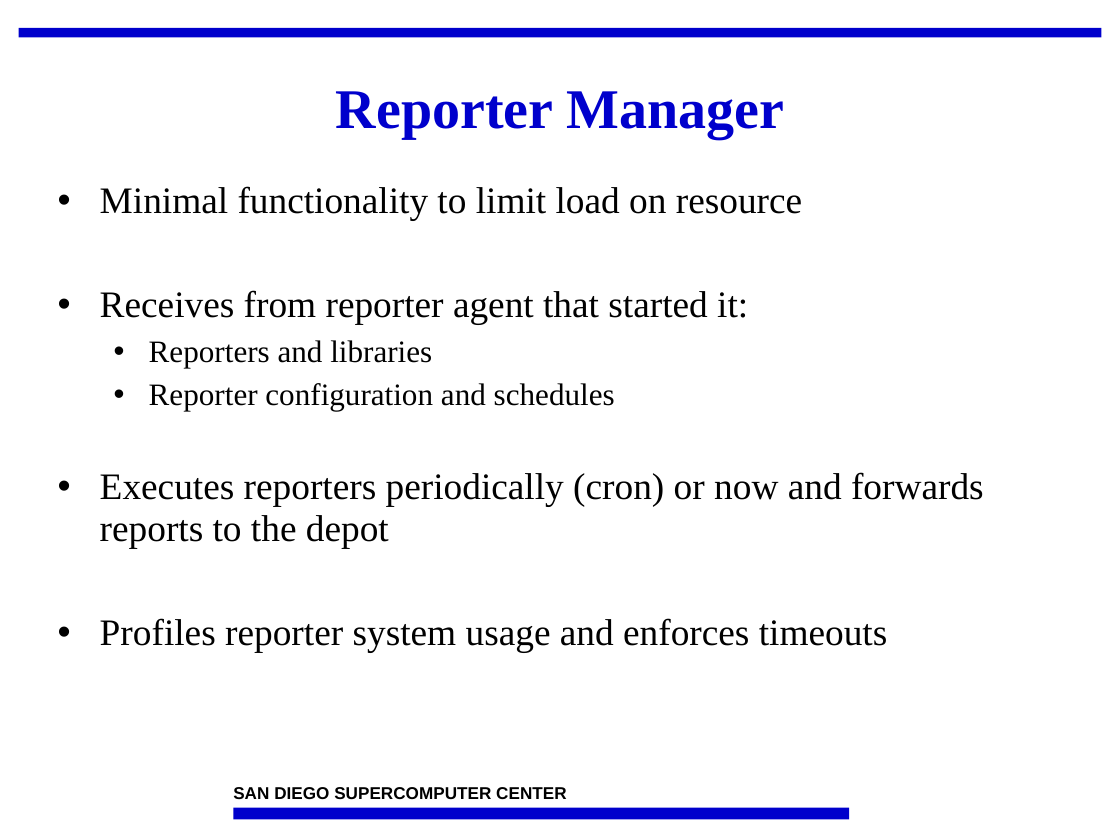
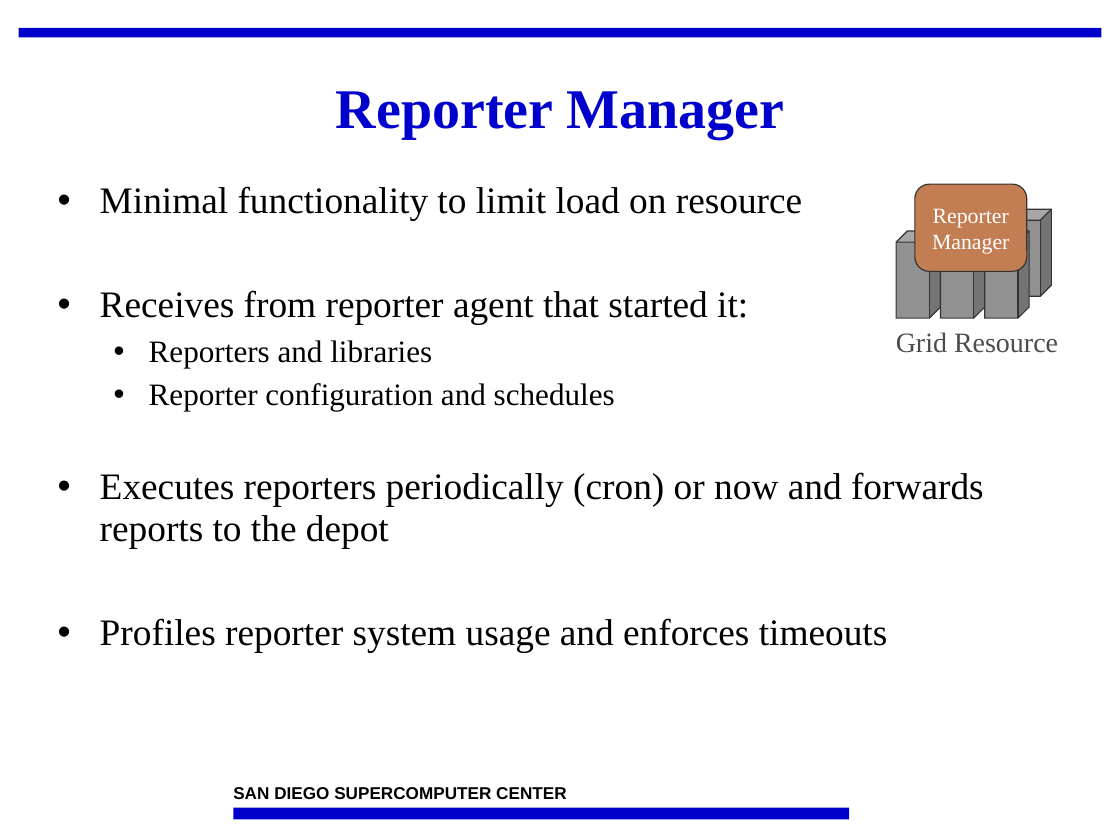
Before and after one commit to IncaProject/inca-xsede, a slide deck: slide 27 of talks/2008workshop/control.ppt. Drawn at 1120x840 pixels with LibreOffice and Linux fonts; fonts in the diff are those of the drawing; background and template pictures are left out. Boxes give left, top, right and bottom in pixels: in the first picture for what was removed or moved away, otherwise in the second. Text is boxed around its words. In the diff, an @@ line names an element or a change of style, - is before the commit and + after.

Commit message:
small tweaks

```diff
--- a/talks/2008workshop/control.ppt
+++ b/talks/2008workshop/control.ppt
@@ rounded rectangle added at (915,184,1027,271), fill #C27D52, outline #333333 0.74 pt, 14 pt, text #FFFFFF @@
+Reporter
+Manager
@@ cube added at (1007,209,1052,297), fill #919191, outline #333333 0.74 pt @@
@@ cube added at (896,231,941,318), fill #919191, outline #333333 0.74 pt @@
@@ cube added at (941,231,986,318), fill #919191, outline #333333 0.74 pt @@
@@ cube added at (984,231,1029,318), fill #919191, outline #333333 0.74 pt @@
@@ text added at (896,332,1058,353), 18 pt, text #4C4C4C @@
+Grid Resource
```
Also in this commit, not shown: 1 other slide changed, 1 slide added.
